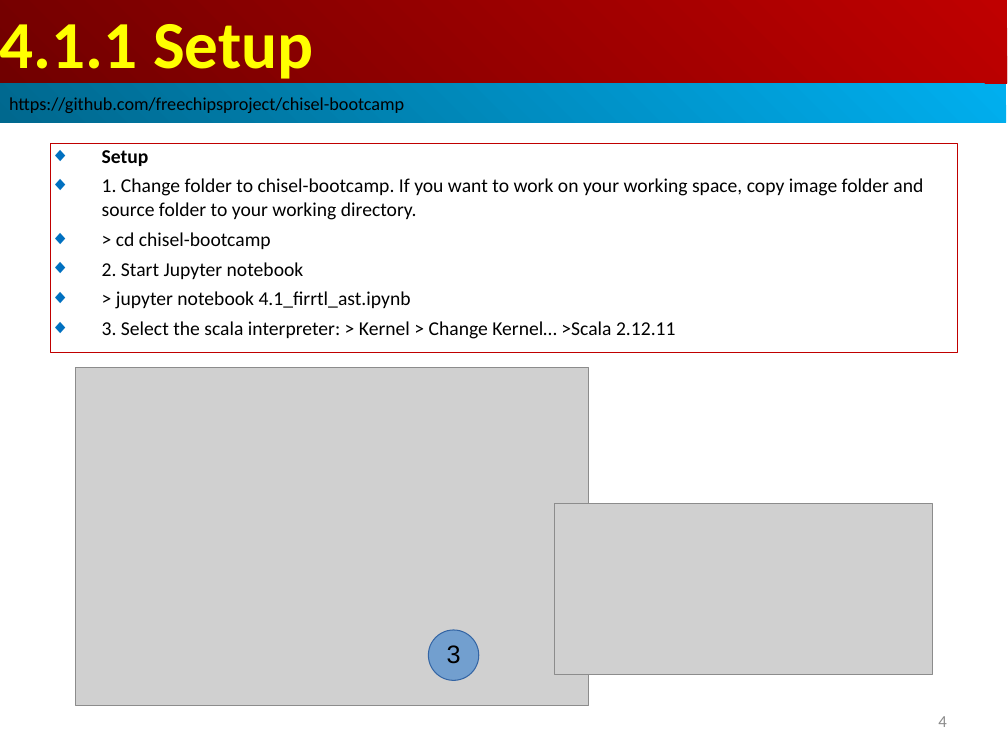
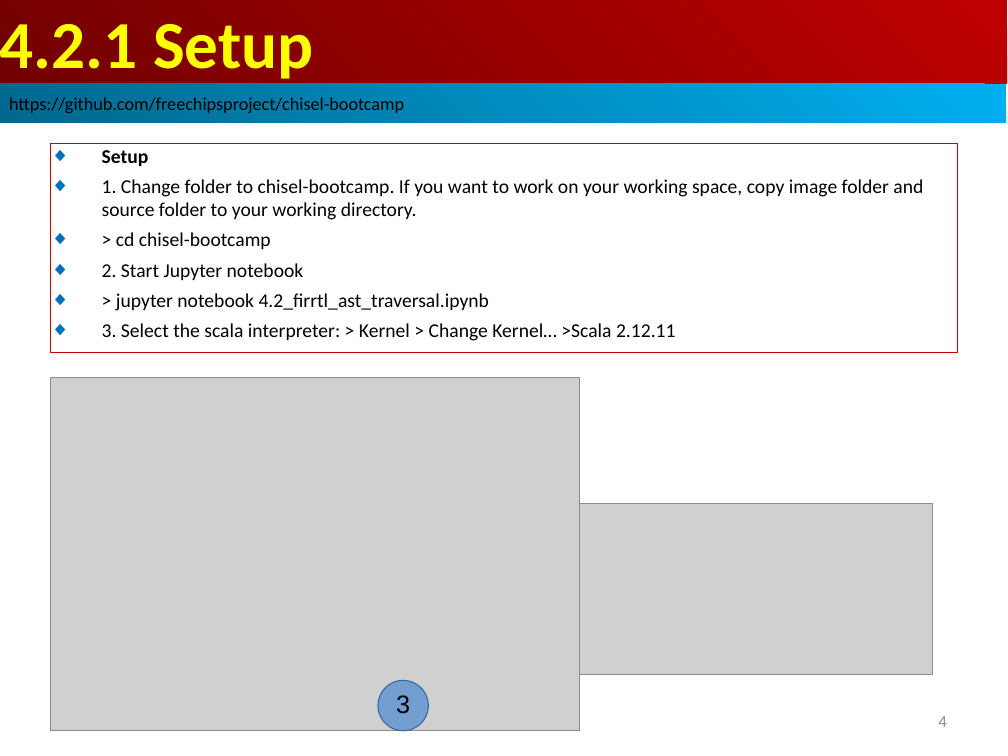
Before and after one commit to peterhchen/AIU_CS800_Chisel, a slide deck: slide 4 of 300_UCB_BC/004.2_Traverse_AST/000_Video/004.2_Traverse_AST.ppt. Drawn at 1008x756 pixels with LibreOffice and Linux fonts; fonts in the diff are those of the drawing; grey boxes stand for pictures. Boxes give left, top, right and bottom in pixels: in the first picture for what was removed or moved away, otherwise in the second. Text is boxed around its words. In the diff, an @@ line names an element or a change of style, - is before the commit and + after.

```diff
--- a/300_UCB_BC/004.2_Traverse_AST/000_Video/004.2_Traverse_AST.ppt
+++ b/300_UCB_BC/004.2_Traverse_AST/000_Video/004.2_Traverse_AST.ppt
@@ text in rectangle at [0,24,313,85]: text changed @@
-4.1.1 Setup
+4.2.1 Setup
@@ text in rectangle at [116,293,490,311]: text changed @@
-◆ > jupyter notebook 4.1_firrtl_ast.ipynb
+◆ > jupyter notebook 4.2_firrtl_ast_traversal.ipynb
@@ picture: place and size @@
-picture at [76,368,589,706]
+picture at [50,377,580,731]
@@ ellipse "3": place and size @@
-ellipse "3" at [428,630,479,680]
+ellipse "3" at [378,680,428,731]
```
Also in this commit, not shown: 2 other slides changed, 10 slides added, 2 slides removed.
